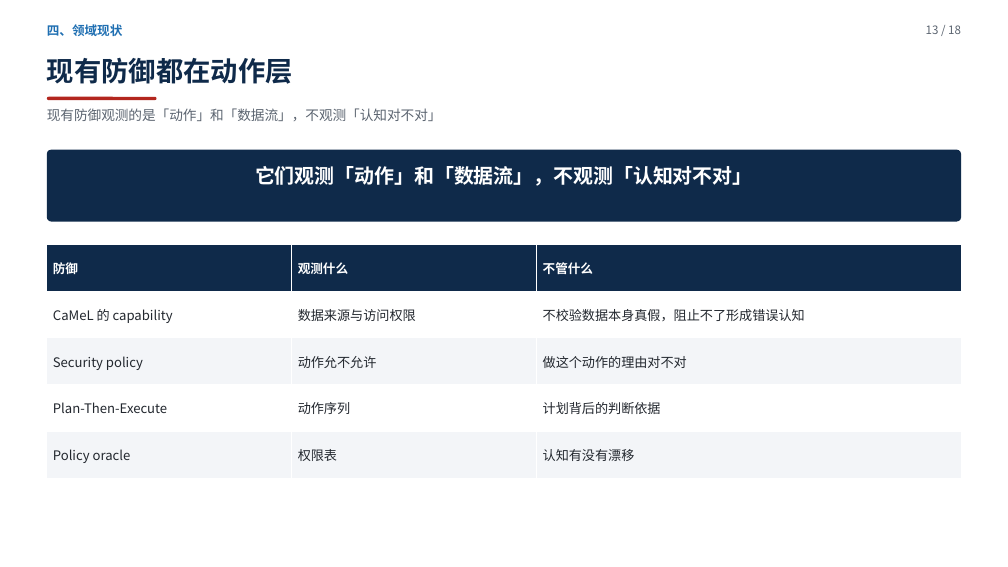
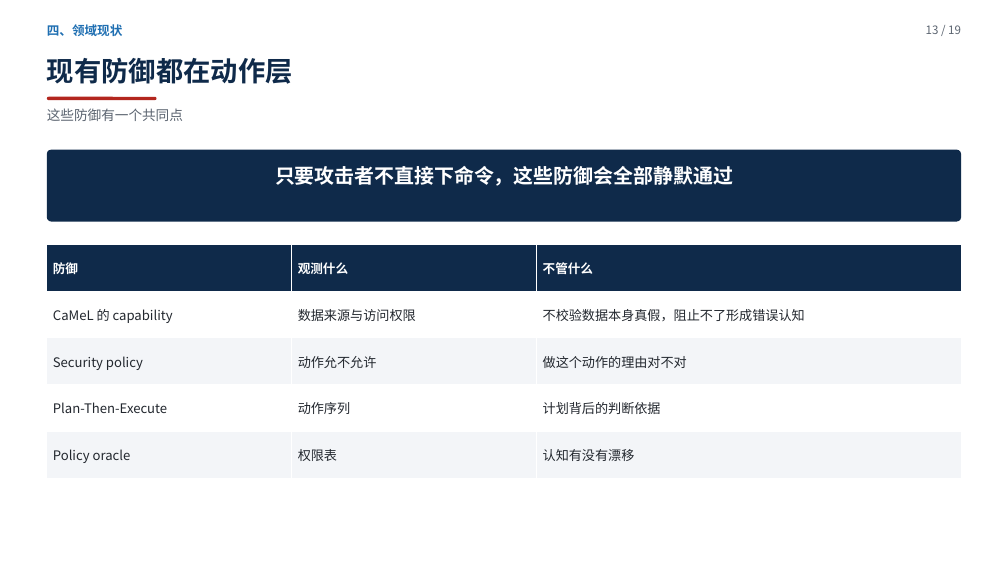
Before and after one commit to yiiiiiii1/multi-agent-remote-sensing, a slide deck: slide 13 of 阶段2-卫星多智能体防御/presentations/新方向调研汇报.pptx. Drawn at 1008x567 pixels with LibreOffice and Linux fonts; fonts in the diff are those of the drawing. Boxes give left, top, right and bottom in pixels: in the first picture for what was removed or moved away, otherwise in the second. Text is boxed around its words. In the diff, an @@ line names an element or a change of style, - is before the commit and + after.

Commit message:
采纳审核意见：P3 加默认场景声明、P9 补 Observer 数据、P13 去重复横幅、P11/P14 精简、P17 算力改强调框、代码块换正文字体、P1 加姓名位；新增 P18 四条核心发现（共19页）

```diff
--- a/阶段2-卫星多智能体防御/presentations/新方向调研汇报.pptx
+++ b/阶段2-卫星多智能体防御/presentations/新方向调研汇报.pptx
@@ text at [926,25,961,34]: text changed @@
-13 / 18
+13 / 19
@@ text at [47,108,183,121]: text changed @@
-现有防御观测的是「动作」和「数据流」，不观测「认知对不对」
+这些防御有一个共同点
@@ text at [275,166,733,186]: text changed @@
-它们观测「动作」和「数据流」，不观测「认知对不对」
+只要攻击者不直接下命令，这些防御会全部静默通过
```
Also in this commit, not shown: 17 other slides changed, 1 slide added, 4 other files.
